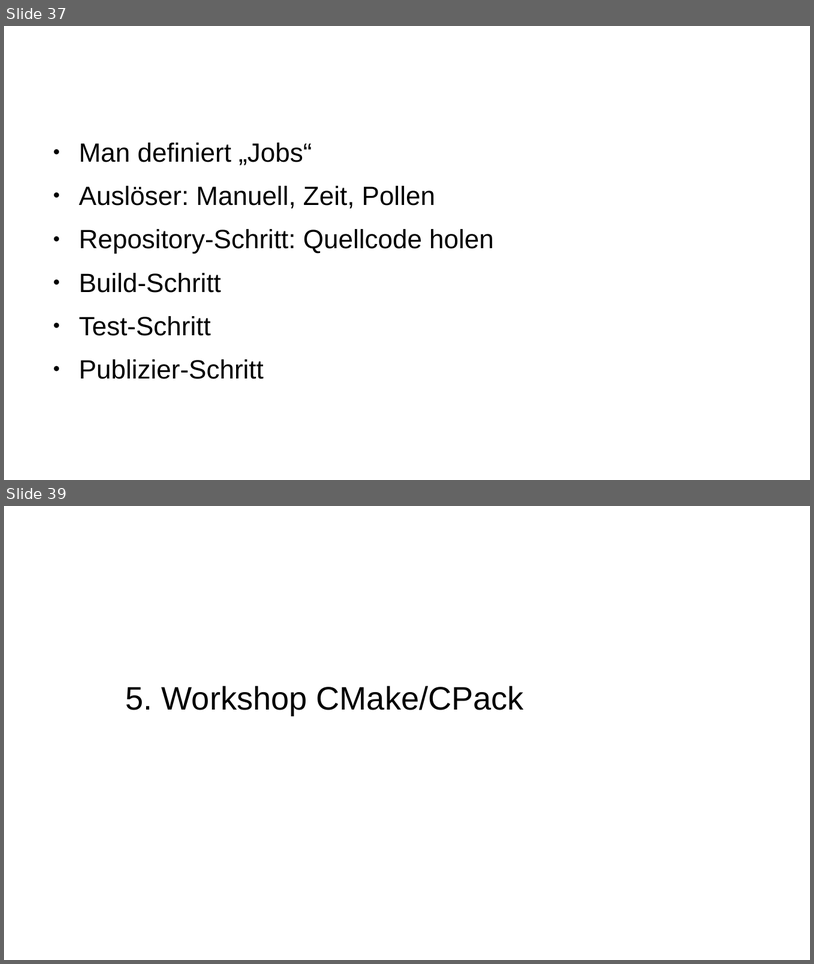
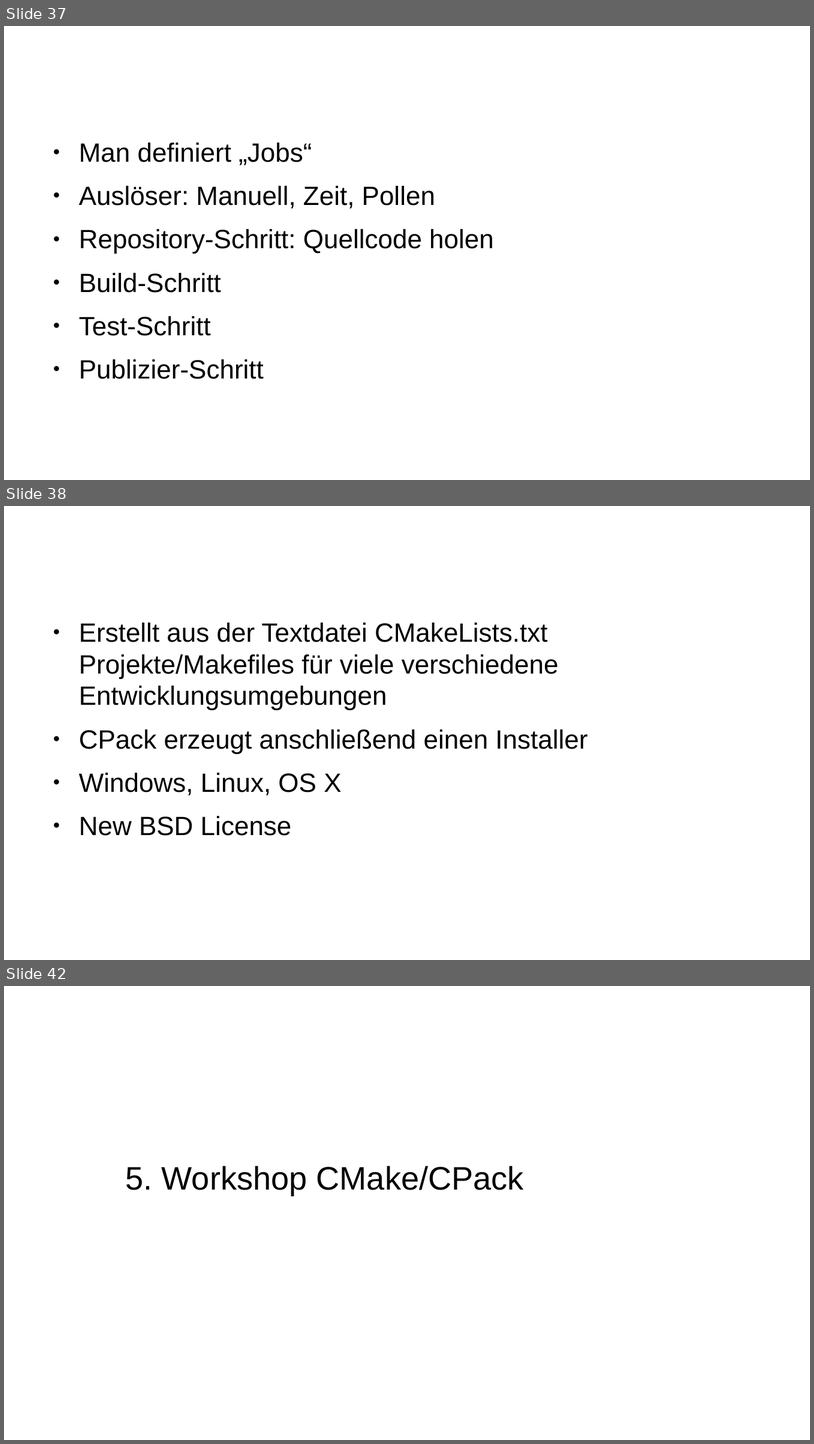
Before and after one commit to carstenkuckuk/CppUGBochum, a slide deck: doc/20180920_CppUGBochum_CI_Jenkins_CMake_GoogleTest.odp. Shown one above the other, each under a label of ours: slides 37 and 39 before the commit, slides 37, 38 and 42 after it; the slides between them are not shown. The pictures are 814x964 and 814x1444 pixels, drawn with LibreOffice and Linux fonts; fonts in the diff are those of the drawing; background and template pictures are left out. Boxes give left, top, right and bottom in pixels: in the first picture for what was removed or moved away, otherwise in the second. Text is boxed around its words. In the diff, an @@ line names an element or a change of style, - is before the commit and + after.

```diff
--- a/doc/20180920_CppUGBochum_CI_Jenkins_CMake_GoogleTest.odp
+++ b/doc/20180920_CppUGBochum_CI_Jenkins_CMake_GoogleTest.odp
@@ slide 38 added at (4,506,810,960), background #FFFFFF @@
@@ title added at (44,523,606,598), 35.7 pt, text #FFFFFF @@
+CMake/CPack
@@ text added at (79,622,588,835), 26 pt, text #000000 @@
+● Erstellt aus der Textdatei CMakeLists.txt Projekte/Makefiles für viele verschiedene Entwicklungsumgebungen
+● CPack erzeugt anschließend einen Installer
+● Windows, Linux, OS X
+● New BSD License
@@ what was slide 39 is now slide 42 @@
```
Also in this commit, not shown: 9 other slides added, 1 slide removed, 1 other file.
